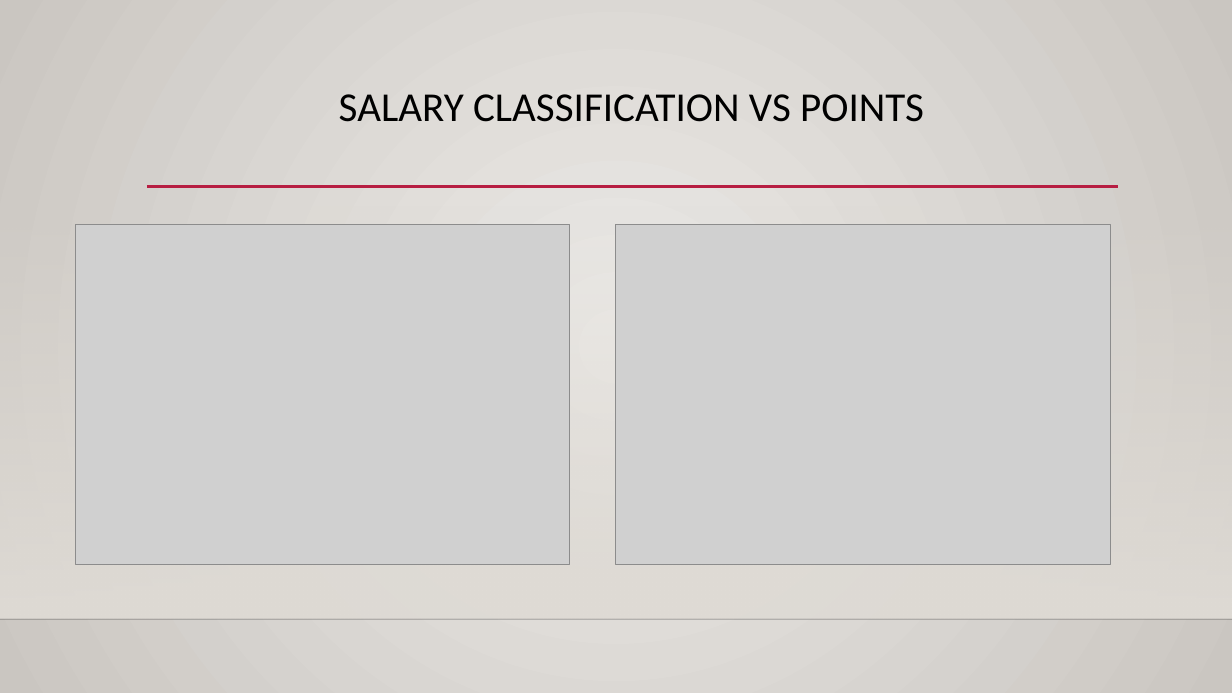
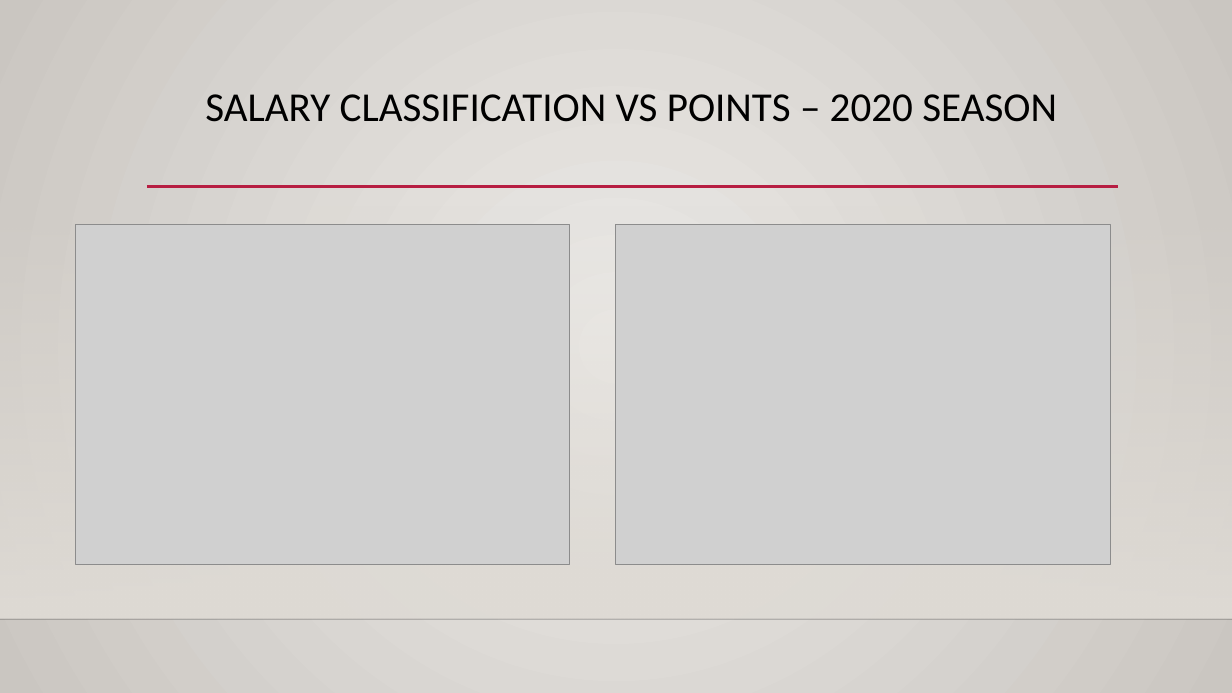
Before and after one commit to hjgoode3/NYCDSA_Python_Project, a slide deck: slide 9 of HG_Project_Presentation.pptx. Drawn at 1232x693 pixels with LibreOffice and Linux fonts; fonts in the diff are those of the drawing; grey boxes stand for pictures; background and template pictures are left out. Boxes give left, top, right and bottom in pixels: in the first picture for what was removed or moved away, otherwise in the second. Text is boxed around its words. In the diff, an @@ line names an element or a change of style, - is before the commit and + after.

```diff
--- a/HG_Project_Presentation.pptx
+++ b/HG_Project_Presentation.pptx
@@ title at [205,94,1057,122]: text changed @@
-SALARY CLASSIFICATION VS POINTS
+SALARY CLASSIFICATION VS POINTS – 2020 SEASON
```
Also in this commit, not shown: 5 other slides changed, 2 slides added, 2 slides removed.
